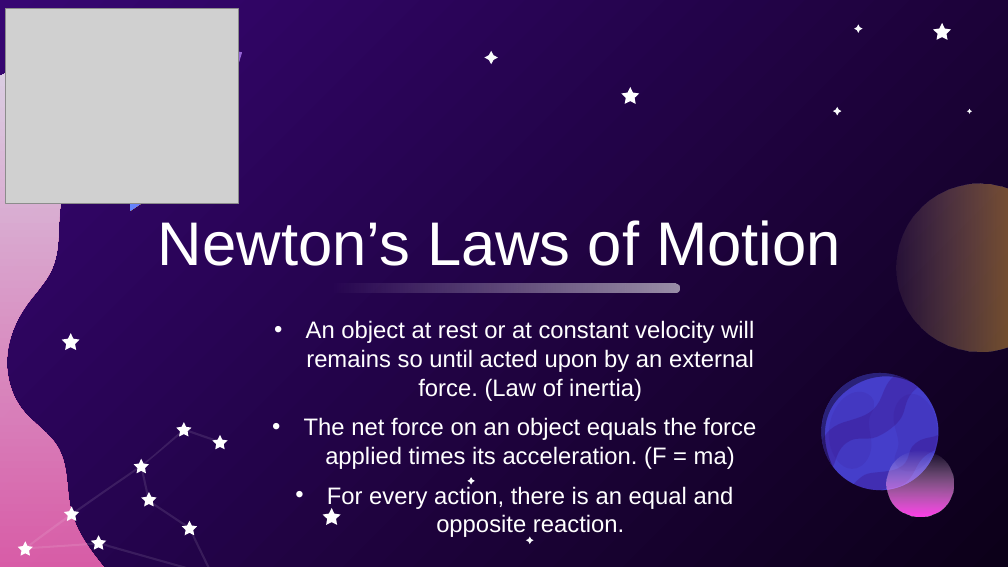
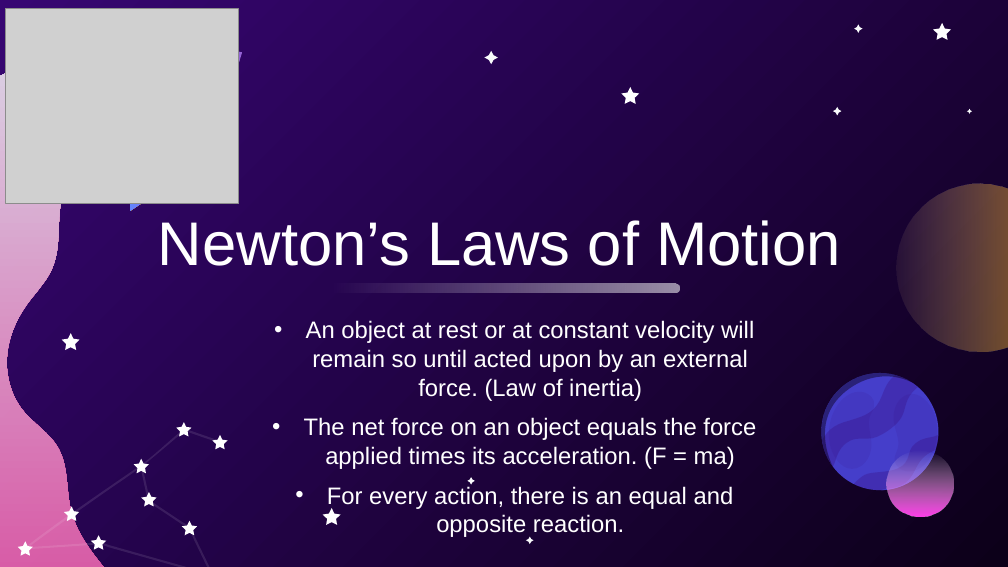
Before and after one commit to usedgenes/Rocketry-Curriculum, a slide deck: slide 4 of Beginner/Day 1/Intro to Rocketry.pptx. Drawn at 1008x567 pixels with LibreOffice and Linux fonts; fonts in the diff are those of the drawing; grey boxes stand for pictures. Boxes give left, top, right and bottom in pixels: in the first picture for what was removed or moved away, otherwise in the second. Text is boxed around its words. In the diff, an @@ line names an element or a change of style, - is before the commit and + after.

```diff
--- a/Beginner/Day 1/Intro to Rocketry.pptx
+++ b/Beginner/Day 1/Intro to Rocketry.pptx
@@ subtitle at (x1=306, y1=320, x2=754, y2=401): text changed @@
-• An object at rest or at constant velocity will remains so until acted upon by an external force. (Law of inertia)
+• An object at rest or at constant velocity will remain so until acted upon by an external force. (Law of inertia)
```
Also in this commit, not shown: 1 other slide changed, 1 other file.
